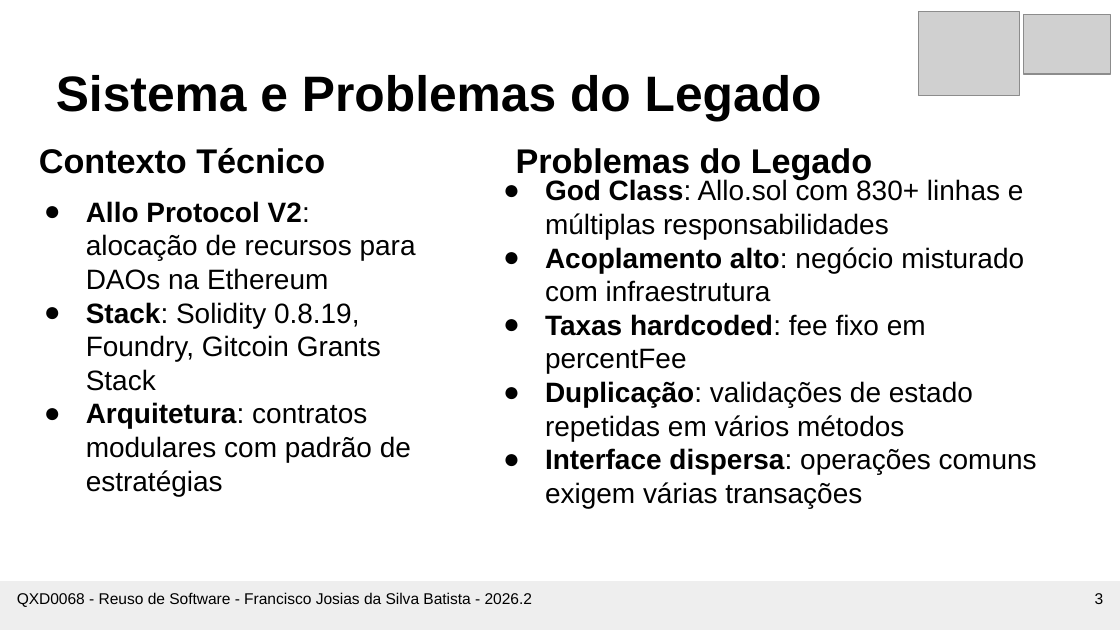
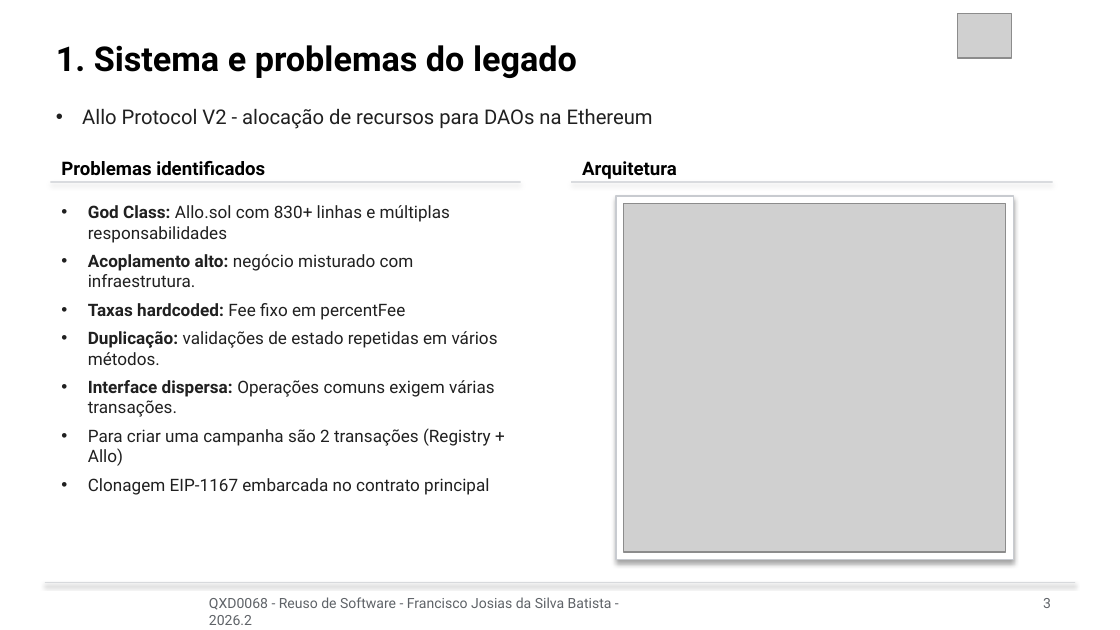
Before and after one commit to josiasdev/esufcqx, a slide deck: slide 3 of 10-semestre/reuso-software/Aula-18 - 14-10 - Apresentacao - do - trabalho 1 - refatoracao com padroes de projeto em sistema legado/Apresentacao_Allo_Protocol.pptx. Drawn at 1120x630 pixels with LibreOffice and Linux fonts; fonts in the diff are those of the drawing; grey boxes stand for pictures. Boxes give left, top, right and bottom in pixels: in the first picture for what was removed or moved away, otherwise in the second. Text is boxed around its words. In the diff, an @@ line names an element or a change of style, - is before the commit and + after.

```diff
--- a/10-semestre/reuso-software/Aula-18 - 14-10 - Apresentacao - do - trabalho 1 - refatoracao com padroes de projeto em sistema legado/Apresentacao_Allo_Protocol.pptx
+++ b/10-semestre/reuso-software/Aula-18 - 14-10 - Apresentacao - do - trabalho 1 - refatoracao com padroes de projeto em sistema legado/Apresentacao_Allo_Protocol.pptx
@@ picture removed at (x1=918, y1=11, x2=1019, y2=95) @@
@@ picture added at (x1=958, y1=13, x2=1011, y2=58) @@
@@ picture removed at (x1=1024, y1=15, x2=1111, y2=74) @@
@@ text at (x1=56, y1=45, x2=577, y2=78): text changed; size 32 to 22 pt; font Arial to Roboto @@
-Sistema e Problemas do Legado
+1. Sistema e problemas do legado
@@ text added at (x1=82, y1=109, x2=653, y2=129), 13 pt, text #202020 @@
+• Allo Protocol V2 - alocação de recursos para DAOs na Ethereum
@@ text removed at (x1=39, y1=148, x2=325, y2=174) @@
-Contexto Técnico
@@ text removed at (x1=516, y1=148, x2=872, y2=180) @@
-Problemas do Legado
@@ text added at (x1=61, y1=161, x2=265, y2=176), 12 pt, text #000000, bold @@
+Problemas identificados
@@ text added at (x1=582, y1=161, x2=677, y2=179), 12 pt, text #000000, bold @@
+Arquitetura
@@ text "God Class: Allo.sol com 830+ ..." moved from (x1=545, y1=179, x2=1037, y2=508) to (x1=88, y1=205, x2=498, y2=495) @@
@@ rectangle added at (x1=50, y1=181, x2=521, y2=183), fill #C8CBD0 @@
@@ text removed at (x1=86, y1=201, x2=416, y2=496) @@
-● Allo Protocol V2: alocação de recursos para DAOs na Ethereum
-● Stack: Solidity 0.8.19, Foundry, Gitcoin Grants Stack
-● Arquitetura: contratos modulares com padrão de estratégias
@@ text at (x1=88, y1=205, x2=450, y2=243): size 18 to 11 pt, font Arial to Roboto, text colour #000000 to #202020 in "God Class: Allo.sol com 830+ linhas e ..."; bold on in "Class:"; bullet ● to •; more space between paragraphs; bullet colour #000000 to #202020 @@
@@ rectangle added at (x1=571, y1=181, x2=1053, y2=183), fill #C8CBD0 @@
@@ rectangle added at (x1=616, y1=196, x2=1014, y2=560), fill #FFFFFF, outline #C8CBD0 0.75 pt @@
@@ picture added at (x1=624, y1=204, x2=1006, y2=552) @@
@@ text at (x1=88, y1=254, x2=498, y2=495): text changed; size 18 to 11 pt; font Arial to Roboto; text colour #000000 to #202020 @@
-● Acoplamento alto: negócio misturado com infraestrutura
-● Taxas hardcoded: fee fixo em percentFee
-● Duplicação: validações de estado repetidas em vários métodos
-● Interface dispersa: operações comuns exigem várias transações
+• Acoplamento alto: negócio misturado com infraestrutura.
+• Taxas hardcoded: Fee fixo em percentFee
+• Duplicação: validações de estado repetidas em vários métodos.
+• Interface dispersa: Operações comuns exigem várias transações.
+• Para criar uma campanha são 2 transações (Registry + Allo)
+• Clonagem EIP-1167 embarcada no contrato principal
@@ rectangle resized from (x1=0, y1=581, x2=1120, y2=629) to (x1=45, y1=582, x2=1075, y2=584) @@
@@ rectangle at (x1=45, y1=582, x2=1075, y2=584): fill #EEEEEE to #C8CBD0; shadow on @@
@@ text "QXD0068 - Reuso de Software ..." moved from (x1=17, y1=592, x2=532, y2=607) to (x1=209, y1=597, x2=612, y2=625) @@
@@ text "QXD0068 - Reuso de Software ..." at (x1=209, y1=597, x2=612, y2=625): size 10 to 9 pt, font Arial to Roboto, text colour #000000 to #5F6368 @@
@@ text "3" at (x1=1043, y1=598, x2=1051, y2=608): size 10 to 9 pt, font Arial to Roboto, text colour #000000 to #5F6368 @@
@@ text "3" moved from (x1=1095, y1=593, x2=1104, y2=604) to (x1=1043, y1=598, x2=1051, y2=608) @@
```
Also in this commit, not shown: 4 other slides changed, 7 slides added, 6 slides removed, 1 other file.
